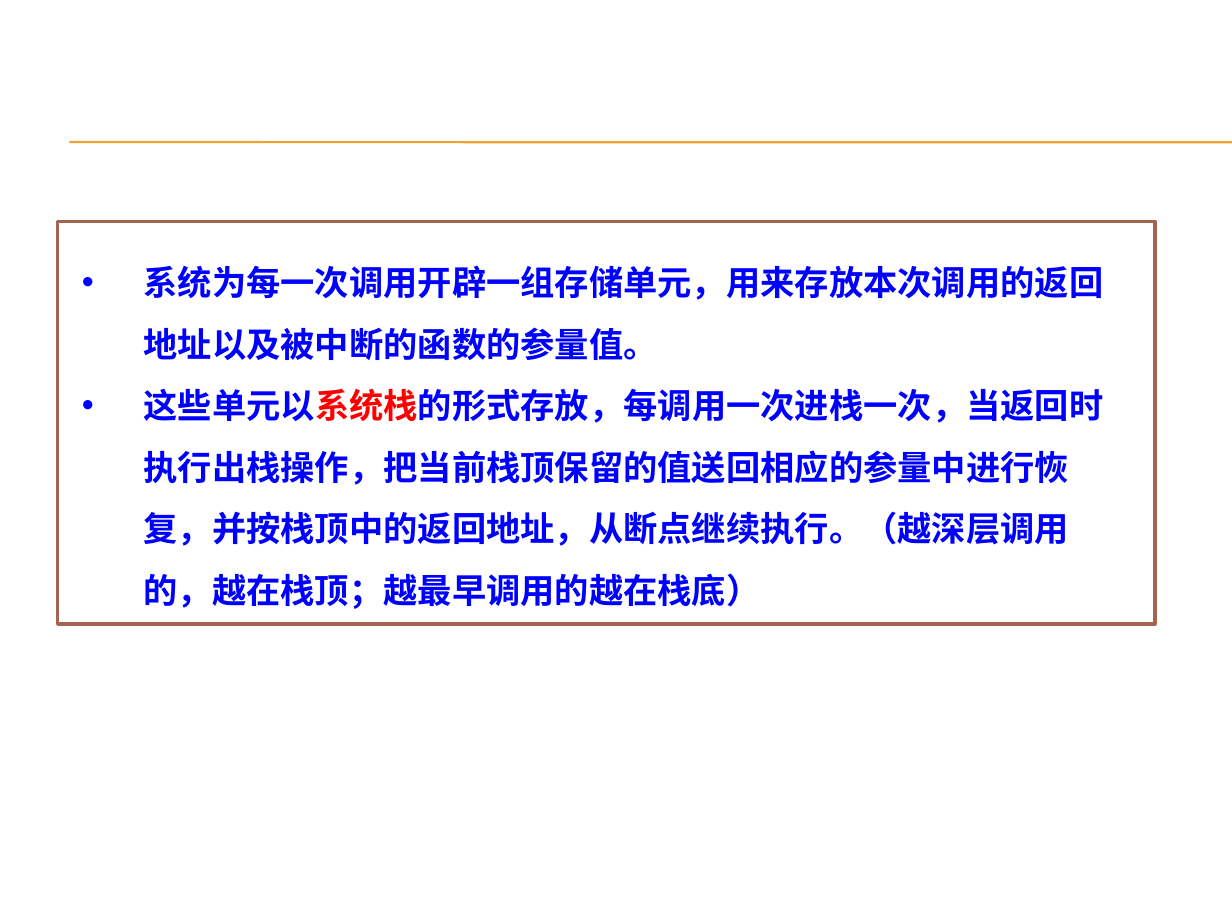
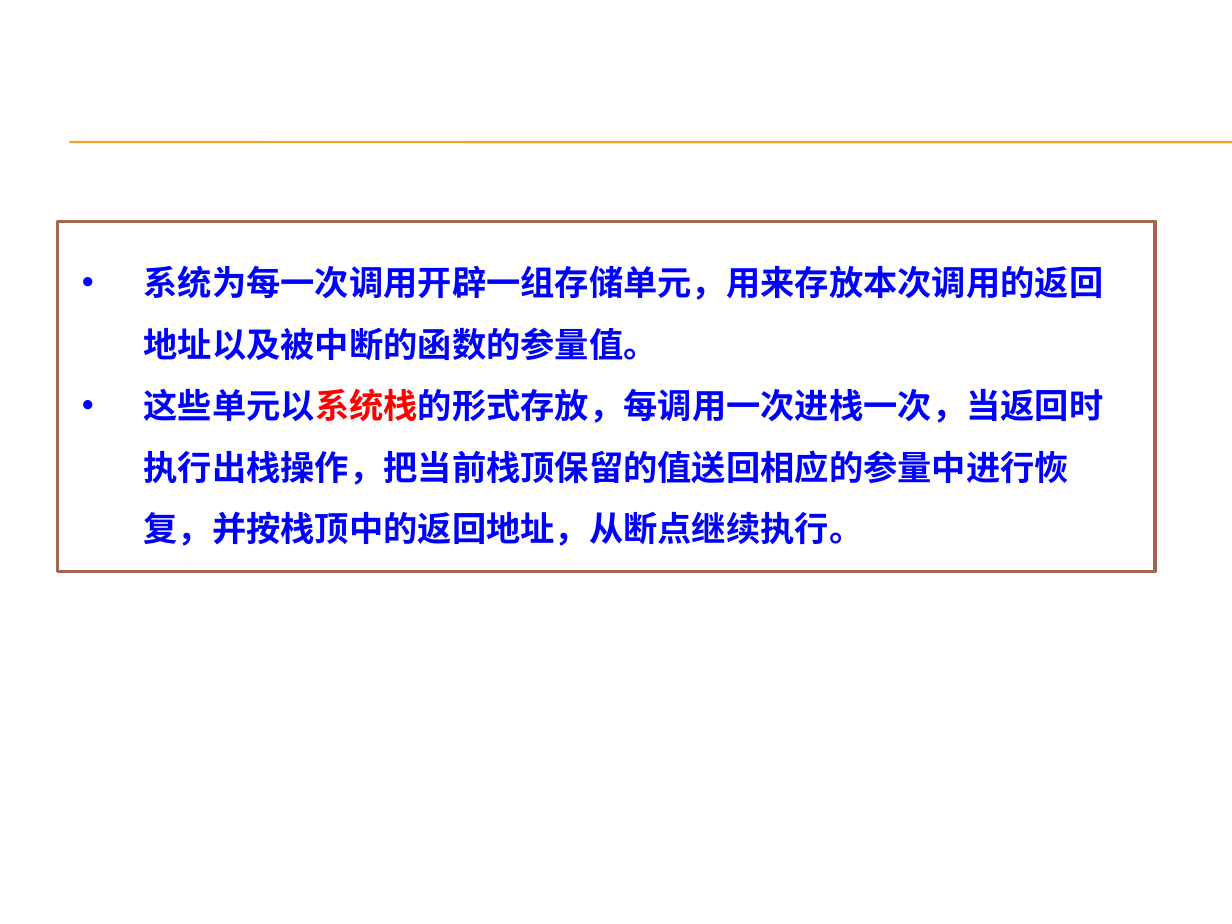
Before and after one commit to AllenW1116/Cpp-algorithm, a slide deck: slide 17 of 课程ppt/第2章 递归算法设计技术.pptx. Drawn at 1232x924 pixels with LibreOffice and Linux fonts; fonts in the diff are those of the drawing; background and template pictures are left out. Boxes give left, top, right and bottom in pixels: in the first picture for what was removed or moved away, otherwise in the second. Text is boxed around its words. In the diff, an @@ line names an element or a change of style, - is before the commit and + after.

```diff
--- a/课程ppt/第2章 递归算法设计技术.pptx
+++ b/课程ppt/第2章 递归算法设计技术.pptx
@@ rectangle "系统为每一次调用开辟一组存储单元，用来存放本次调用的返回地址以及被中断的函数的参量值。": place and size @@
-rectangle "系统为每一次调用开辟一组存储单元，用来存放本次调用的返回地址以及被中断的函数的参量值。" at [58,222,1156,625]
+rectangle "系统为每一次调用开辟一组存储单元，用来存放本次调用的返回地址以及被中断的函数的参量值。" at [58,222,1156,572]
@@ text in rectangle at [144,389,1104,546]: text changed @@
-• 这些单元以系统栈的形式存放，每调用一次进栈一次，当返回时执行出栈操作，把当前栈顶保留的值送回相应的参量中进行恢复，并按栈顶中的返回地址，从断点继续执行。（越深层调用的，越在栈顶；越最早调用的越在栈底）
+• 这些单元以系统栈的形式存放，每调用一次进栈一次，当返回时执行出栈操作，把当前栈顶保留的值送回相应的参量中进行恢复，并按栈顶中的返回地址，从断点继续执行。
```
Also in this commit, not shown: 4 other slides changed, 11 slides added, 13 other files.
